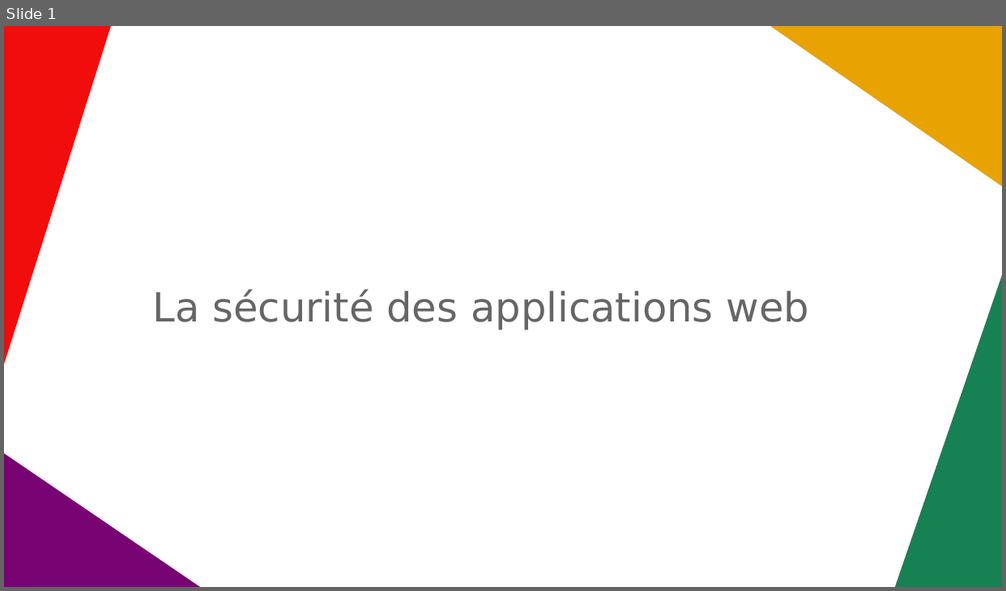
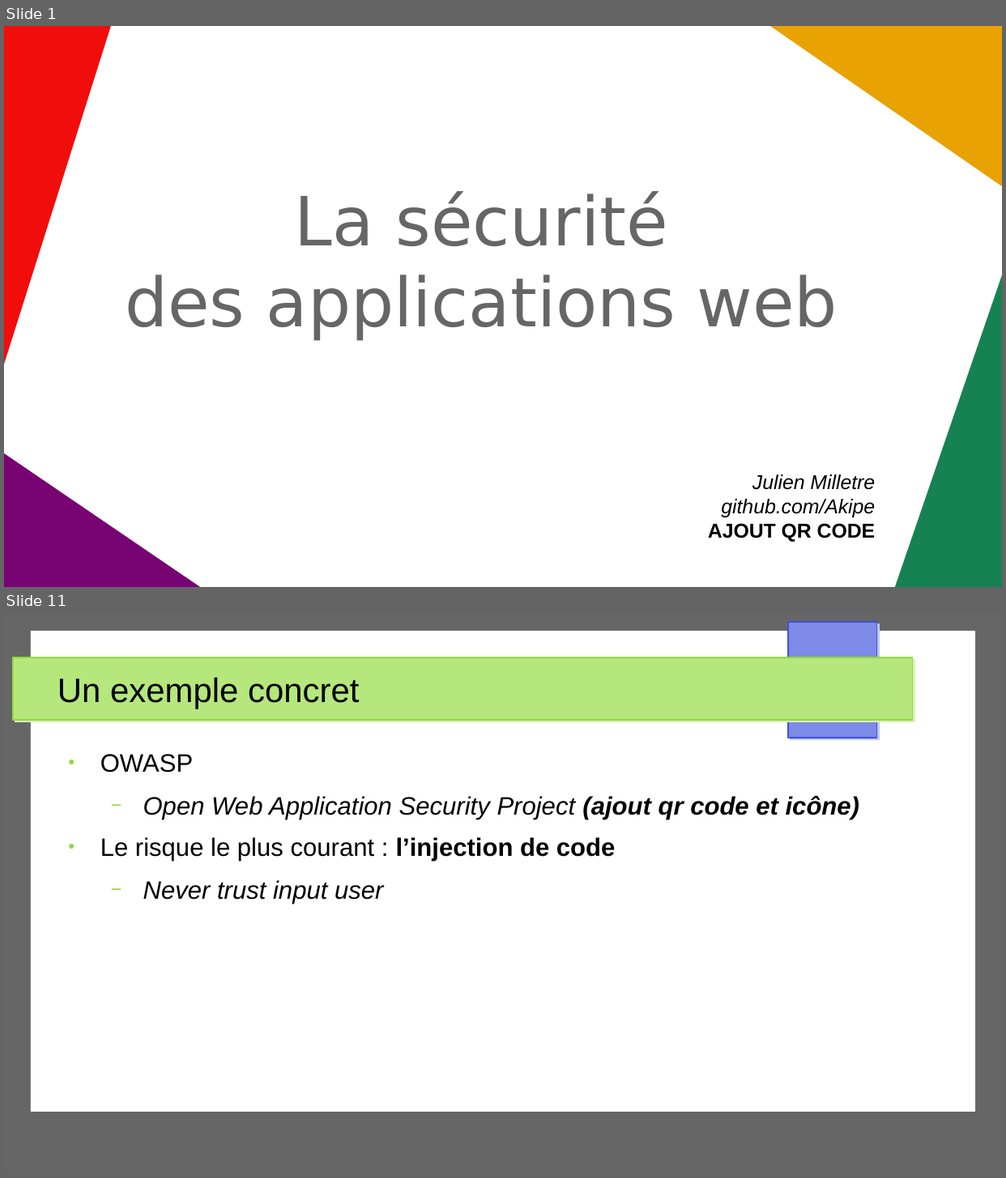
Before and after one commit to Akipe/abc_2105, a slide deck: other/presentations/securite_app_web/presentation_securite_app_web_v2.odp. Shown one above the other, each under a label of ours: slide 1 before the commit, slides 1 and 11 after it; the slides between them are not shown. The pictures are 1006x591 and 1006x1178 pixels, drawn with LibreOffice and Linux fonts; fonts in the diff are those of the drawing. Boxes give left, top, right and bottom in pixels: in the first picture for what was removed or moved away, otherwise in the second. Text is boxed around its words. In the diff, an @@ line names an element or a change of style, - is before the commit and + after.

```diff
--- a/other/presentations/securite_app_web/presentation_securite_app_web_v2.odp
+++ b/other/presentations/securite_app_web/presentation_securite_app_web_v2.odp
@@ slide 11 added at [4, 613, 1002, 1174], background #FFFFFF @@
@@ rectangle added at [4, 613, 1002, 1174], fill #666666 @@
@@ rectangle added at [32, 631, 976, 1112], fill #FFFFFF @@
@@ rectangle added at [788, 622, 877, 738], fill #7D8AE7, outline #3F52D9 0.85 pt @@
@@ rectangle added at [13, 658, 913, 720], fill #B5E77D, outline #91D93F 0.85 pt @@
@@ title added at [57, 677, 359, 709], 27 pt, text #000000 @@
+Un exemple concret
@@ text added at [100, 754, 859, 905], 20 pt, text #000000, italic @@
+● OWASP
+  − Open Web Application Security Project (ajout qr code et icône)
+● Le risque le plus courant : l’injection de code
+  − Never trust input user
@@ slide 1 changed as well @@
@@ subtitle at [125, 191, 837, 340]: text changed; size 32 to 54 pt @@
-La sécurité des applications web
+La sécurité
+des applications web
@@ text added at [708, 475, 876, 542], 16 pt, text #000000, italic @@
+Julien Milletre
+github.com/Akipe
+AJOUT QR CODE
```
Also in this commit, not shown: 1 other slide changed, 16 other slides added, 1 slide removed, 8 other files.
